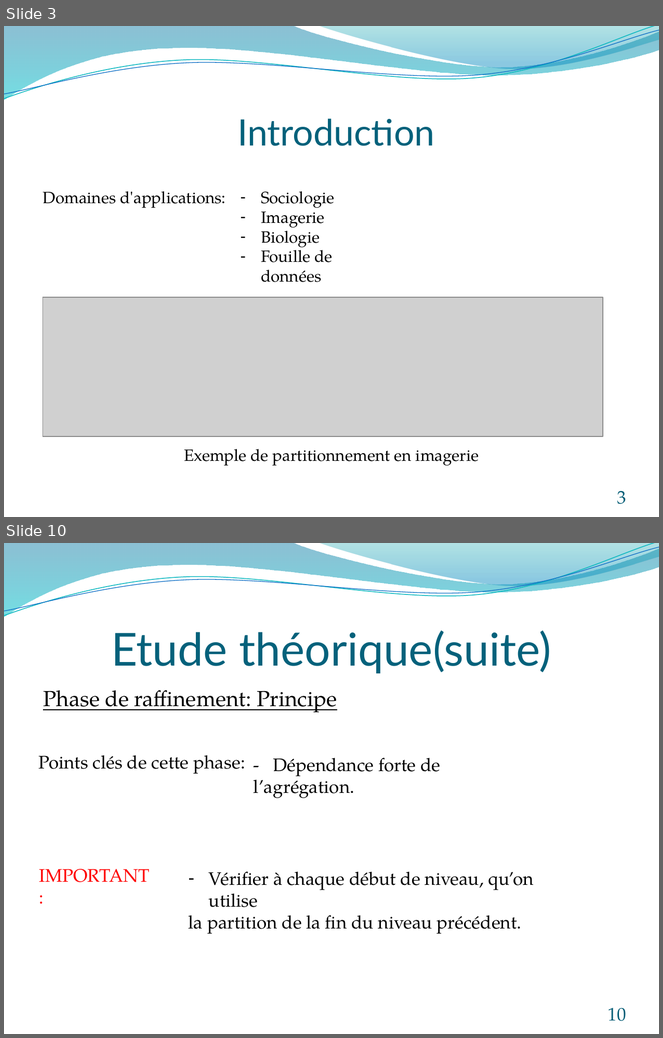
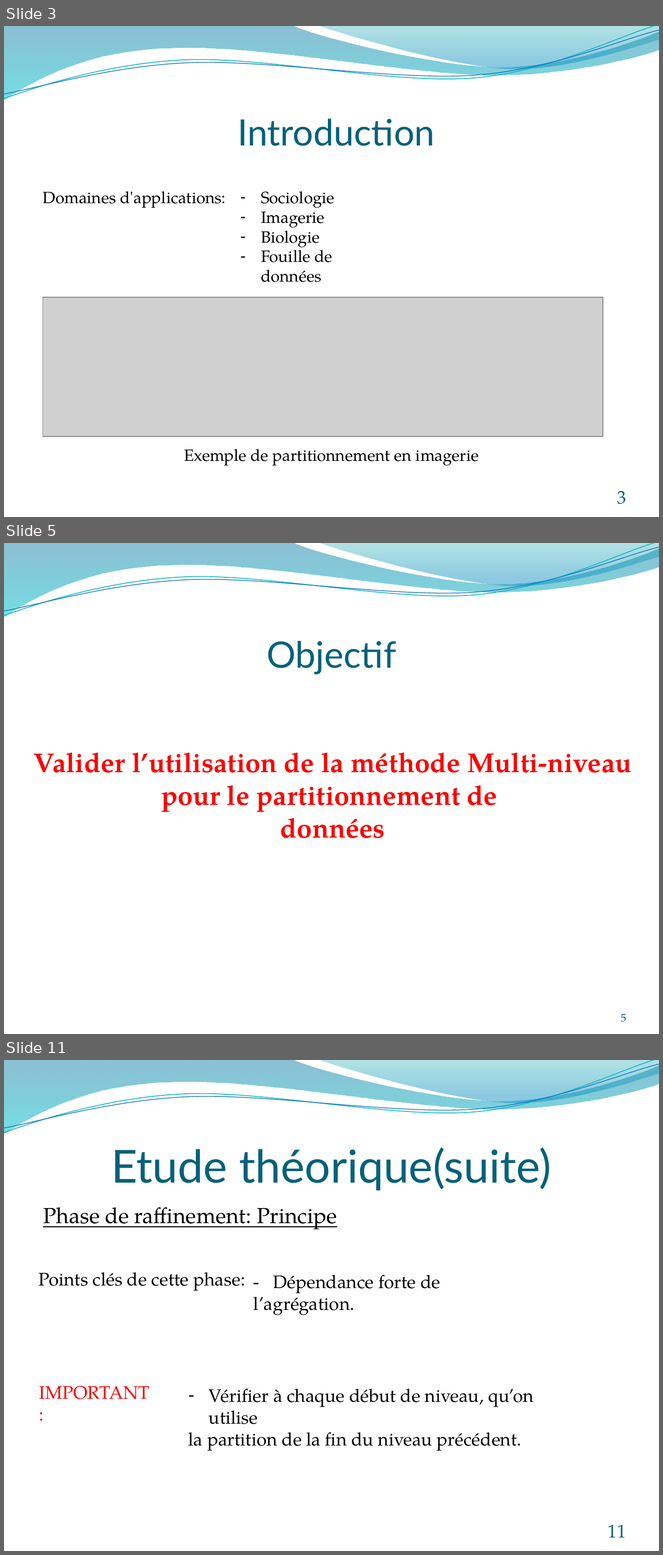
Before and after one commit to rogelja/Projet, a slide deck: PowerPoint/Présentation soutenance.pptx. Shown one above the other, each under a label of ours: slides 3 and 10 before the commit, slides 3, 5 and 11 after it; the slides between them are not shown. The pictures are 663x1038 and 663x1555 pixels, drawn with LibreOffice and Linux fonts; fonts in the diff are those of the drawing; grey boxes stand for pictures. Boxes give left, top, right and bottom in pixels: in the first picture for what was removed or moved away, otherwise in the second. Text is boxed around its words. In the diff, an @@ line names an element or a change of style, - is before the commit and + after.

```diff
--- a/PowerPoint/Présentation soutenance.pptx
+++ b/PowerPoint/Présentation soutenance.pptx
@@ slide 5 added at bbox=[4, 543, 659, 1034], background #FFFFFF; not listed: 4 template elements that a slide beside it also shows @@
@@ title added at bbox=[267, 641, 396, 675], 40 pt, text #04617B @@
+Objectif
@@ text added at bbox=[34, 753, 632, 838], 30 pt, text #FF0000, bold @@
+Valider l’utilisation de la méthode Multi-niveau pour le partitionnement de
+données
@@ page number added at bbox=[621, 1014, 626, 1022], 12 pt, text #045D75 @@
+5
@@ what was slide 10 is now slide 11 @@
@@ page number at bbox=[608, 1525, 626, 1538]: text changed @@
-10
+11
```
Also in this commit, not shown: 8 slides changed, 3 other slides added, 2 slides removed, 4 other files.
